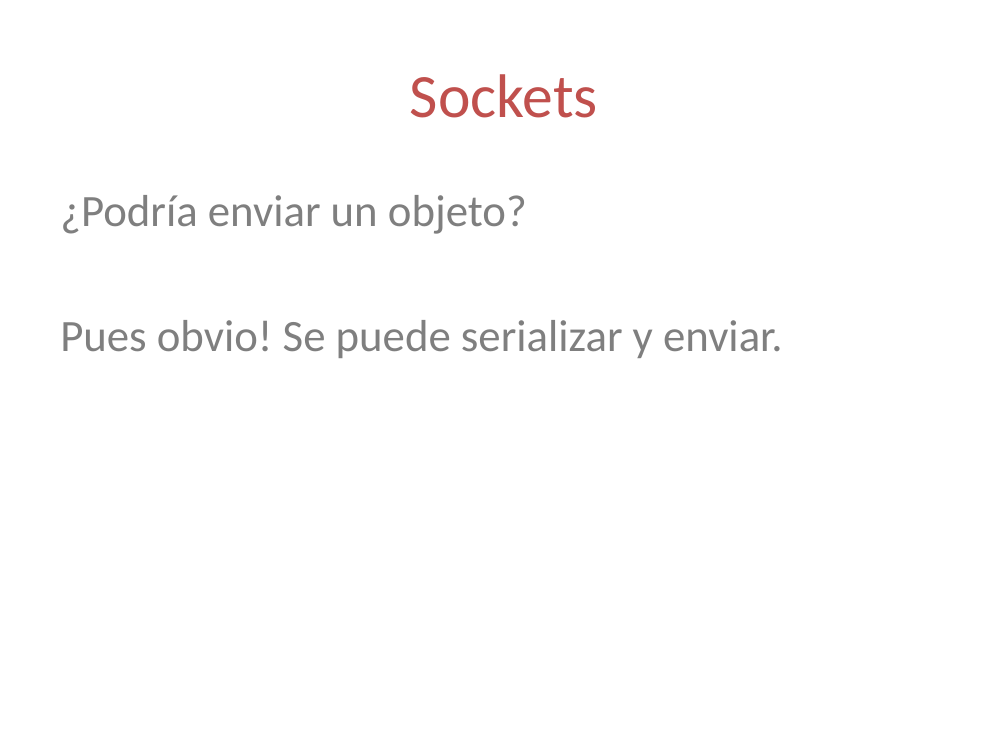
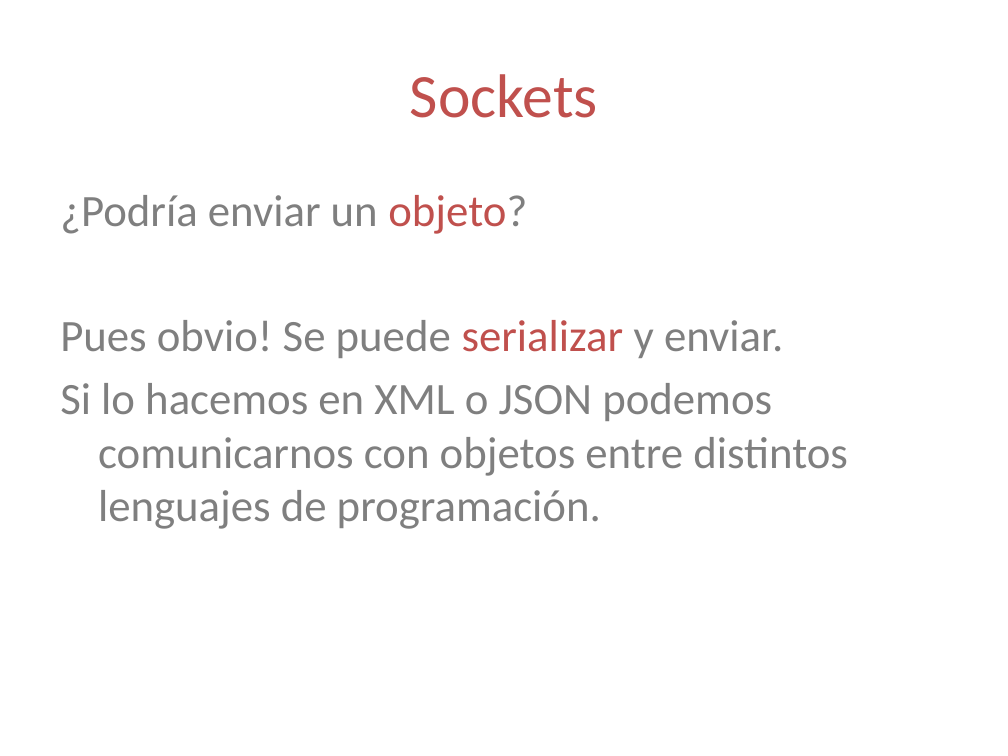
Before and after one commit to lopezjurip/AyudantiaIIC2233, a slide deck: slide 31 of Networking/Ayudantía Threads + Networking.pptx (slide 29 before the commit). Drawn at 1008x756 pixels with LibreOffice and Linux fonts; fonts in the diff are those of the drawing. Boxes give left, top, right and bottom in pixels: in the first picture for what was removed or moved away, otherwise in the second. Text is boxed around its words. In the diff, an @@ line names an element or a change of style, - is before the commit and + after.

```diff
--- a/Networking/Ayudantía Threads + Networking.pptx
+++ b/Networking/Ayudantía Threads + Networking.pptx
@@ text at [60,195,783,358]: text colour #7F7F7F to #C0504D in "objeto?", "serializar" @@
@@ text at [60,383,848,529]: paragraph added @@
+Si lo hacemos en XML o JSON podemos comunicarnos con objetos entre distintos lenguajes de programación.
```
Also in this commit, not shown: 13 other slides changed, 2 slides added, 30 other files.
